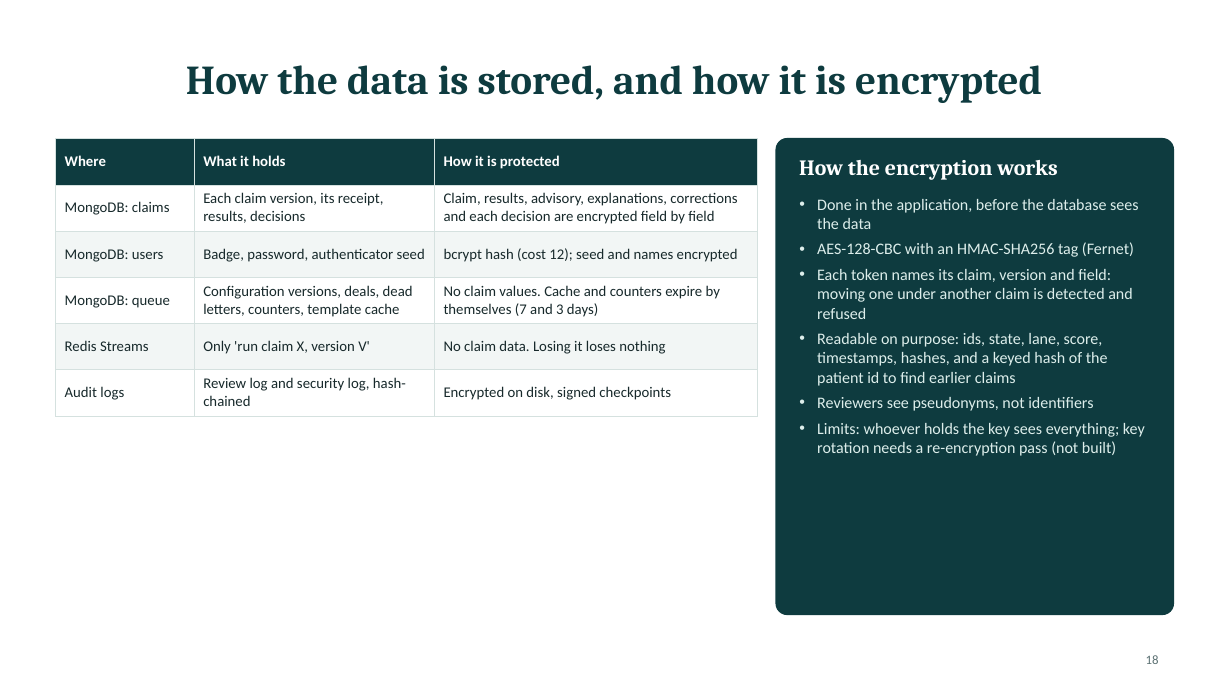
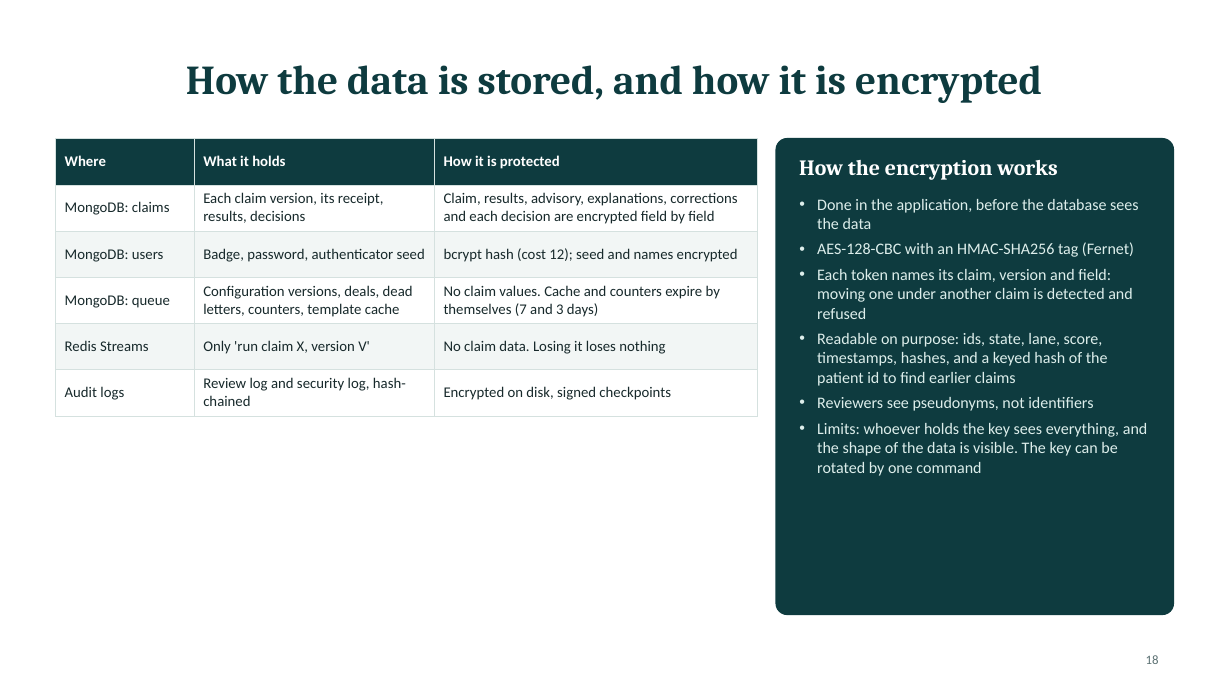
Before and after one commit to PublisherX02/Claim_Guard, a slide deck: slide 18 of docs/presentation/ClaimGuard_Mentor_Session.pptx. Drawn at 1232x693 pixels with LibreOffice and Linux fonts; fonts in the diff are those of the drawing. Boxes give left, top, right and bottom in pixels: in the first picture for what was removed or moved away, otherwise in the second. Text is boxed around its words. In the diff, an @@ line names an element or a change of style, - is before the commit and + after.

```diff
--- a/docs/presentation/ClaimGuard_Mentor_Session.pptx
+++ b/docs/presentation/ClaimGuard_Mentor_Session.pptx
@@ text at [817,423,1148,476]: text changed @@
-• Limits: whoever holds the key sees everything; key rotation needs a re-encryption pass (not built)
+• Limits: whoever holds the key sees everything, and the shape of the data is visible. The key can be rotated by one command
```
Also in this commit, not shown: 1 other slide changed, 6 slides added, 2 other files.
